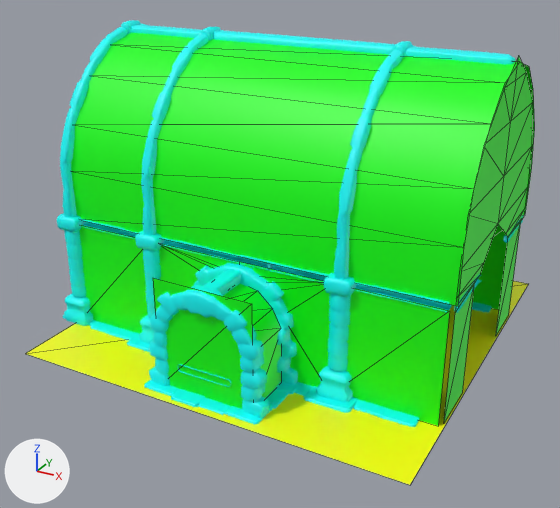
A saved change to the FBX model RogueLike/Assets/Environment/Rooms/Hallways/Hallway_Straight_2.fbx.
Camera for both pictures: a 50 mm lens placed at (10.22, -19.82, 11.95), pointed at (-0.21, -0.87, 2.48). Lighting does not change. The marker at lower left points along +X, +Y and +Z. Mesh edges are drawn as thin lines on the coarser meshes. Where no turn or scale is listed for an object, it has been applied to the vertices.

Objects in the first picture: 'Room_Straight_2:FloorStraightPiece_2FinishedRooms', 'Room_Straight_2:StraightPiece_2FinishedRoomsFrame', 'Room_Straight_2:StraightPiece_2FinishedRoomsWalls'.
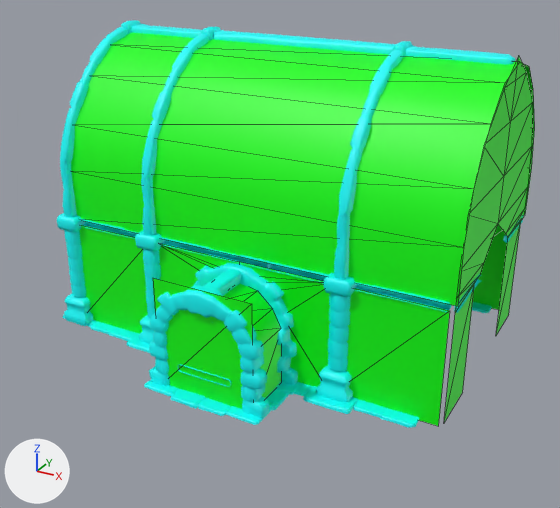
Pixel boxes [x1, y1, x2, y2] of what changed, in the pictures (560 x 508 px):
'Room_Straight_2:FloorStraightPiece_2FinishedRooms', deleted (yellow): before [26, 281, 528, 485]

What changed in the scene script:
```text
Remove ob_room_straight_2_floorstraightpiece_2finishedrooms:
    ob_room_straight_2_floorstraightpiece_2finishedrooms = bpy.data.objects.new('Room_Straight_2:FloorStraightPiece_2FinishedRooms', me_mesh)
    ob_room_straight_2_floorstraightpiece_2finishedrooms.location = (0.0, 0.0, 0.0)
```
